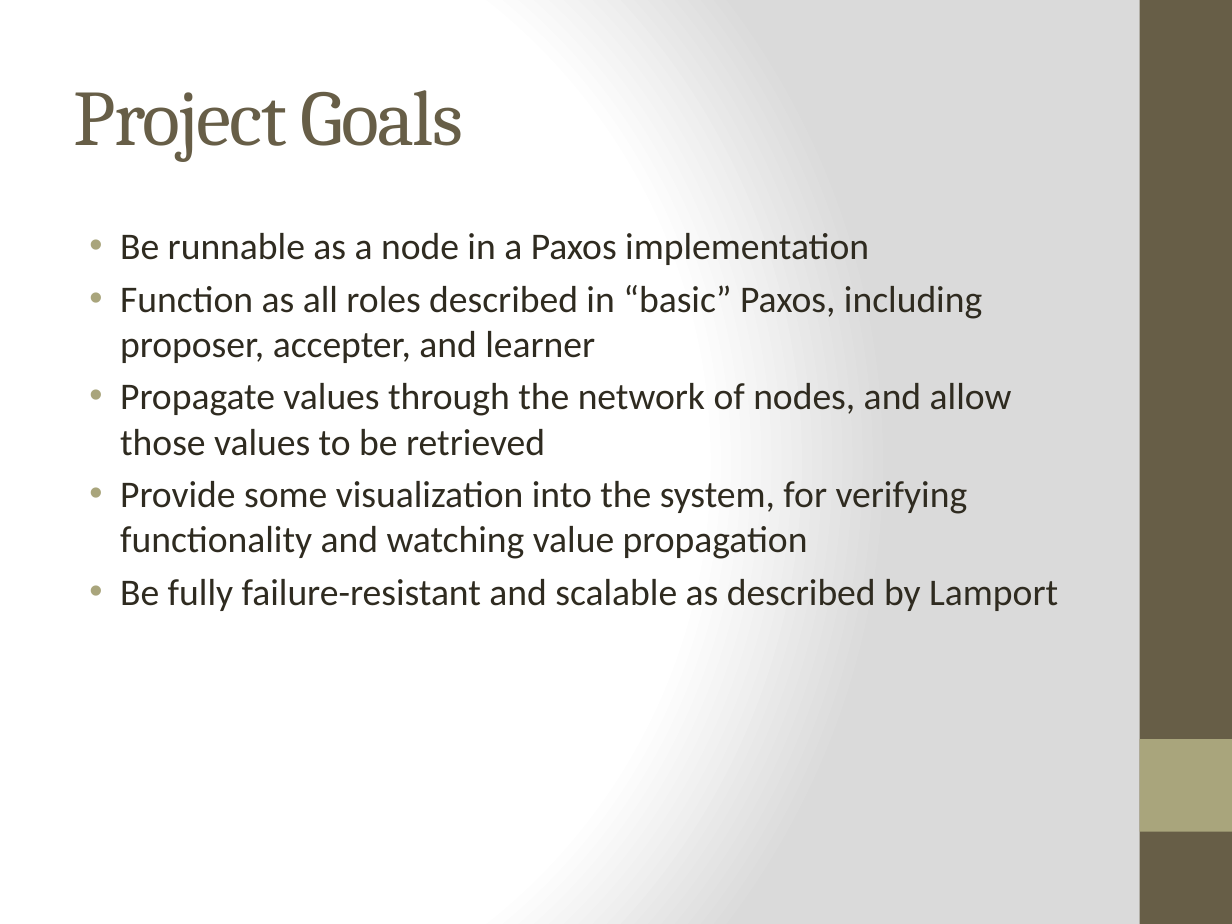
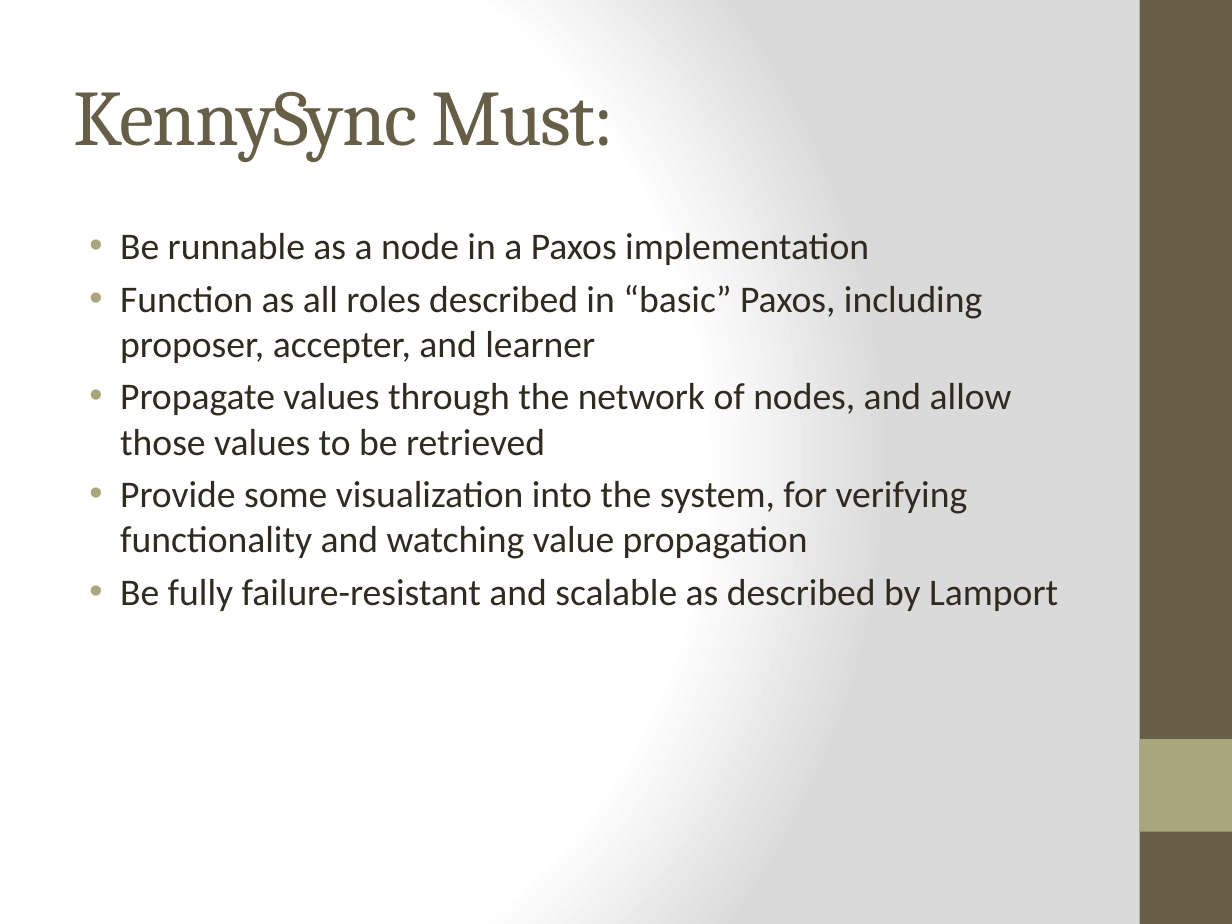
Before and after one commit to timothyekl/KennySync, a slide deck: slide 3 of Proposal/Proposal.pptx. Drawn at 1232x924 pixels with LibreOffice and Linux fonts; fonts in the diff are those of the drawing. Boxes give left, top, right and bottom in pixels: in the first picture for what was removed or moved away, otherwise in the second. Text is boxed around its words. In the diff, an @@ line names an element or a change of style, - is before the commit and + after.

Commit message:
Change required goals title to make the list item wording flow better

```diff
--- a/Proposal/Proposal.pptx
+++ b/Proposal/Proposal.pptx
@@ title at (x1=74, y1=92, x2=614, y2=162): text changed @@
-Project Goals
+KennySync Must:
```
